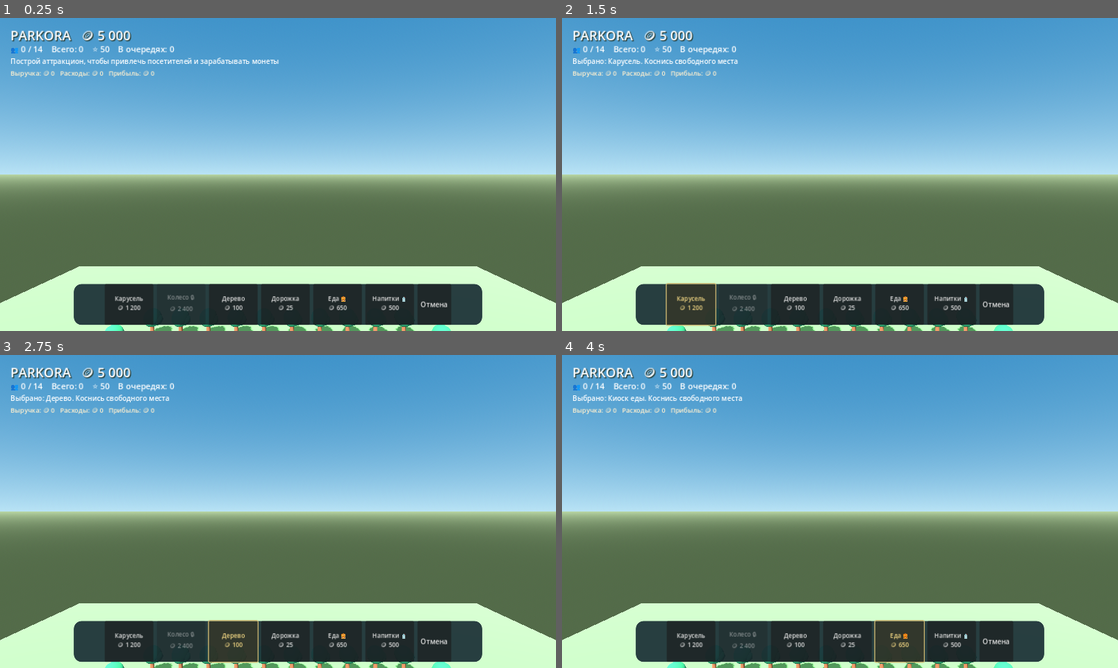
Above: before the commit, frames 1-4 (two rows, left to right).
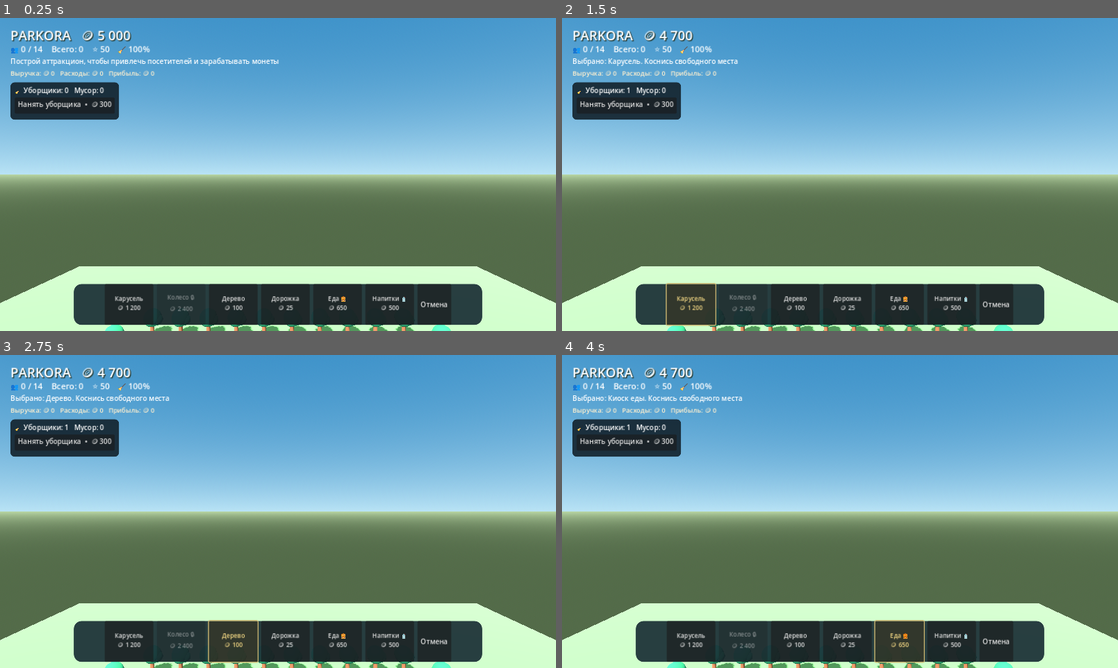
Above: after the commit, the same moments.

Repository: uchihabaha05-del/PARKORA
Game: Godot game, scene res://scenes/main.tscn
The game is run twice, just before and just after one commit, with the same random seed, the same clock (stepped at 60 frames per second) and the same inputs.
Inputs (mouse positions are in pixels of both pictures, inside the frame that each line leads up to):
- Up to frame 1 (0.25 s): no input
- Up to frame 2 (1.5 s): click (628, 105) at 0.5 s, where only the run after the commit has a clickable "Нанять уборщика • 🪙 300"; click "Карусель 🪙 1 200" at 1.25 s
- Up to frame 3 (2.75 s): click "Дерево 🪙 100" at 2 s
- Up to frame 4 (4 s): click "Дорожка 🪙 25" at 2.75 s; click "Еда 🍔 🪙 650" at 3.5 s

The runs differ from the first frame. In frame 1, 2.5% of the frame differs, in the area x 1-32%, y 8-33%; in frame 2, 2.5%, in the area x 1-32%, y 4-33%; in frame 3, 2.5%; in frame 4, 2.5%.

Commit message:
Add cleaner staff, litter, cleanliness and park reputation simulation

Diff:
--- a/scripts/main.gd
+++ b/scripts/main.gd
@@ -36,6 +36,12 @@
 var ride_price_label: Label
 var ride_condition_label: Label
 var ride_repair_button: Button
+var staff_label: Label
+var hire_cleaner_button: Button
+var cleaners := 0
+var cleanliness := 100.0
+var litter_nodes: Array[Node3D] = []
+var cleaning_timer := 4.0
 
 var grass_material: StandardMaterial3D
 var path_material: StandardMaterial3D
@@ -241,6 +247,82 @@
 	_add_build_button(row, "Напитки 🥤\n🪙 500", "drink")
 	_add_clear_button(row)
 	_create_ride_management_panel(root)
+	_create_staff_panel(root)
+
+
+func _create_staff_panel(root: Control) -> void:
+	var panel := PanelContainer.new()
+	panel.position = Vector2(24, 148)
+	panel.custom_minimum_size = Vector2(250, 86)
+	var style := StyleBoxFlat.new()
+	style.bg_color = Color(0.07, 0.13, 0.17, 0.9)
+	style.set_corner_radius_all(10)
+	style.content_margin_left = 10
+	style.content_margin_right = 10
+	style.content_margin_top = 7
+	style.content_margin_bottom = 7
+	panel.add_theme_stylebox_override("panel", style)
+	root.add_child(panel)
+	var column := VBoxContainer.new()
+	column.add_theme_constant_override("separation", 5)
+	panel.add_child(column)
+	staff_label = Label.new()
+	staff_label.add_theme_color_override("font_color", Color.WHITE)
+	column.add_child(staff_label)
+	hire_cleaner_button = Button.new()
+	hire_cleaner_button.text = "Нанять уборщика  •  🪙 300"
+	hire_cleaner_button.custom_minimum_size = Vector2(0, 34)
+	hire_cleaner_button.pressed.connect(_hire_cleaner)
+	column.add_child(hire_cleaner_button)
+
+
+func _hire_cleaner() -> void:
+	if coins < 300:
+		_set_hint("Не хватает 300 монет для найма уборщика")
+		return
+	coins -= 300
+	cleaners += 1
+	_update_hud()
+	_save_game()
+	_set_hint("Нанят уборщик! Зарплата: 8 монет каждые 10 секунд")
+
+
+func _spawn_litter(near_position: Vector3) -> void:
+	if litter_nodes.size() >= 60:
+		return
+	var offset := Vector3(randf_range(-4.0, 4.0), 0.12, randf_range(-4.0, 4.0))
+	_create_litter(near_position + offset)
+	cleanliness = maxf(0.0, cleanliness - 1.2)
+	_update_hud()
+
+
+func _create_litter(position: Vector3) -> void:
+	var litter := Node3D.new()
+	litter.position = position
+	add_child(litter)
+	var piece := _add_box_local(litter, Vector3.ZERO, Vector3(0.28, 0.12, 0.22), yellow_material)
+	piece.rotation.y = randf_range(0.0, TAU)
+	litter_nodes.append(litter)
+
+
+func _update_cleanliness(interval: float) -> void:
+	cleaning_timer -= interval
+	if cleaning_timer > 0.0:
+		return
+	cleaning_timer = 4.0
+	if cleaners > 0 and not litter_nodes.is_empty():
+		var amount := mini(cleaners, litter_nodes.size())
+		for i in range(amount):
+			var litter := litter_nodes.pop_front()
+			if is_instance_valid(litter):
+				litter.queue_free()
+			cleanliness = minf(100.0, cleanliness + 2.5)
+	elif litter_nodes.size() > 0:
+		cleanliness = maxf(0.0, cleanliness - 0.5)
+	if cleanliness < 35.0:
+		park_rating = maxf(0.0, park_rating - 0.4)
+	elif cleanliness > 80.0:
+		park_rating = minf(100.0, park_rating + 0.15)
 
 
 func _create_ride_management_panel(root: Control) -> void:
@@ -640,6 +722,12 @@
 	total_income = int(config.get_value("park", "total_income", 0))
 	total_expenses = int(config.get_value("park", "total_expenses", 0))
 	park_rating = float(config.get_value("park", "park_rating", 50.0))
+	cleaners = int(config.get_value("park", "cleaners", 0))
+	cleanliness = float(config.get_value("park", "cleanliness", 100.0))
+	var saved_litter: Array = config.get_value("park", "litter_positions", [])
+	for litter_position in saved_litter:
+		if litter_position is Vector3:
+			_create_litter(litter_position)
 	var saved_objects: Array = config.get_value("park", "built_objects", [])
 	for saved_object in saved_objects:
 		if not saved_object is Dictionary:
@@ -678,6 +766,13 @@
 	config.set_value("park", "total_income", total_income)
 	config.set_value("park", "total_expenses", total_expenses)
 	config.set_value("park", "park_rating", park_rating)
+	config.set_value("park", "cleaners", cleaners)
+	config.set_value("park", "cleanliness", cleanliness)
+	var litter_positions: Array[Vector3] = []
+	for litter in litter_nodes:
+		if is_instance_valid(litter):
+			litter_positions.append(litter.position)
+	config.set_value("park", "litter_positions", litter_positions)
 	config.set_value("park", "built_objects", built_objects)
 	var error := config.save("user://parkora_save.cfg")
 	if error != OK:
@@ -694,7 +789,7 @@
 	if maintenance_timer > 0.0:
 		return
 	maintenance_timer = 10.0
-	var upkeep := shops.size()
+	var upkeep := shops.size() + cleaners * 8
 	for ride in rides:
 		upkeep += 2 + int(ride.get("level", 1))
 	if upkeep <= 0:
@@ -707,11 +802,14 @@
 		coins = 0
 		park_rating = maxf(0.0, park_rating - 1.0)
 		_set_hint("Не хватает монет на обслуживание! Рейтинг парка снижается")
+	_update_cleanliness(10.0)
 	_update_hud()
 
 
 func _visitor_spawn_interval() -> float:
-	return lerpf(6.0, 2.5, park_rating / 100.0)
+	var reputation_factor := park_rating / 100.0
+	var cleanliness_factor := cleanliness / 100.0
+	return lerpf(7.0, 2.5, reputation_factor * cleanliness_factor)
 
 
 func _spawn_visitor() -> void:
@@ -921,6 +1019,7 @@
 				rides[ride_index]["served"] = int(rides[ride_index].get("served", 0)) + 1
 				rides[ride_index]["condition"] = maxf(0.0, float(rides[ride_index].get("condition", 100.0)) - 1.5)
 				_sync_ride_save(ride_index)
+				_spawn_litter(rides[ride_index]["position"])
 				park_rating = minf(100.0, park_rating + 1.5)
 				_update_hud()
 				_set_hint("Катание завершено! +🪙 " + str(ride_price))
@@ -1110,9 +1209,13 @@
 	if coins_label != null:
 		coins_label.text = "PARKORA   🪙 " + _format_number(coins)
 	if visitors_label != null:
-		visitors_label.text = "👥 " + str(visitors.size()) + " / " + str(MAX_VISITORS) + "    Всего: " + str(total_visitors) + "    ⭐ " + str(roundi(park_rating)) + "    В очередях: " + str(_total_queued_visitors())
+		visitors_label.text = "👥 " + str(visitors.size()) + " / " + str(MAX_VISITORS) + "    Всего: " + str(total_visitors) + "    ⭐ " + str(roundi(park_rating)) + "    🧹 " + str(roundi(cleanliness)) + "%"
 	if ride_panel != null and ride_panel.visible:
 		_update_ride_panel()
+	if staff_label != null:
+		staff_label.text = "🧹 Уборщики: " + str(cleaners) + "   Мусор: " + str(litter_nodes.size())
+	if hire_cleaner_button != null:
+		hire_cleaner_button.disabled = coins < 300
 	if economy_label != null:
 		var net_profit := total_income - total_expenses
 		economy_label.text = "Выручка: 🪙 " + _format_number(total_income) + "   Расходы: 🪙 " + _format_number(total_expenses) + "   Прибыль: 🪙 " + _format_number(net_profit)
